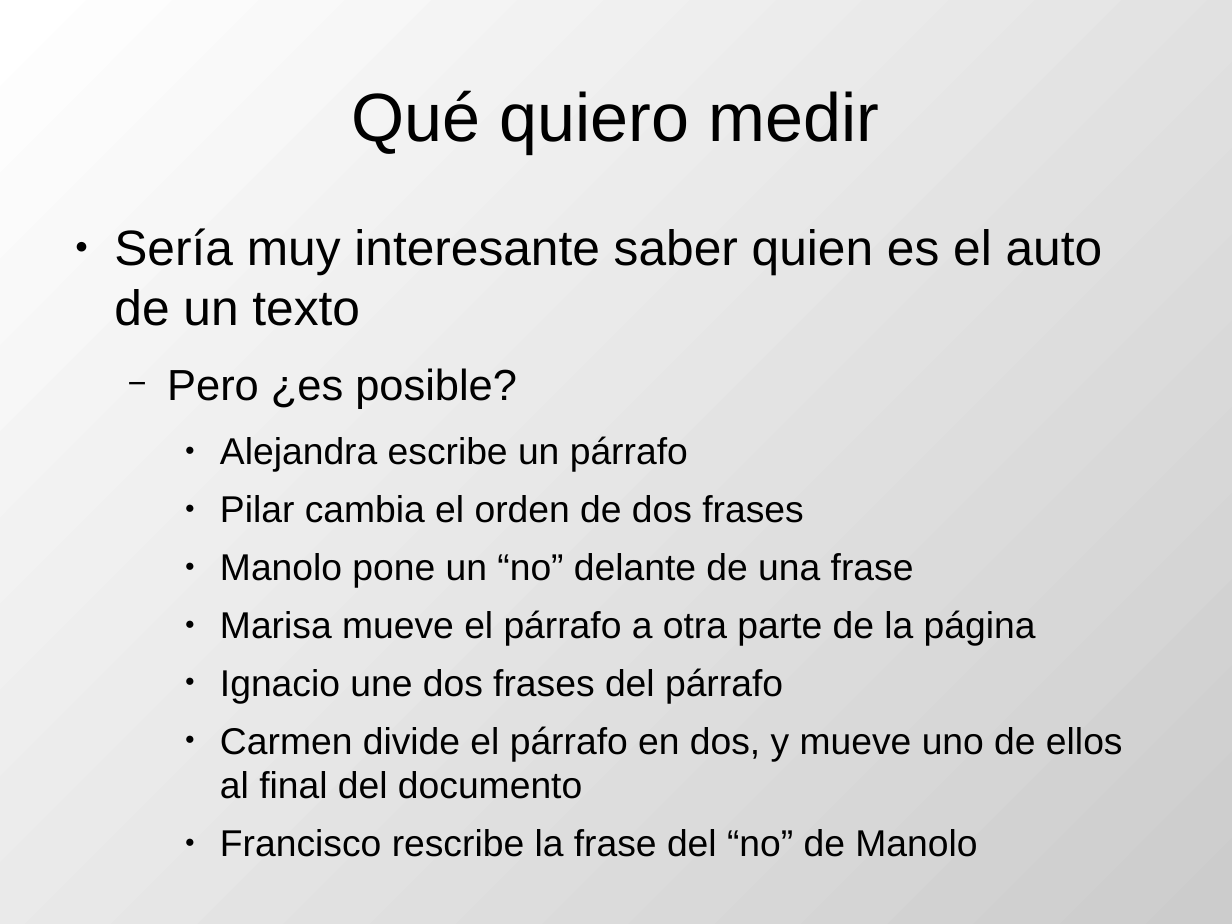
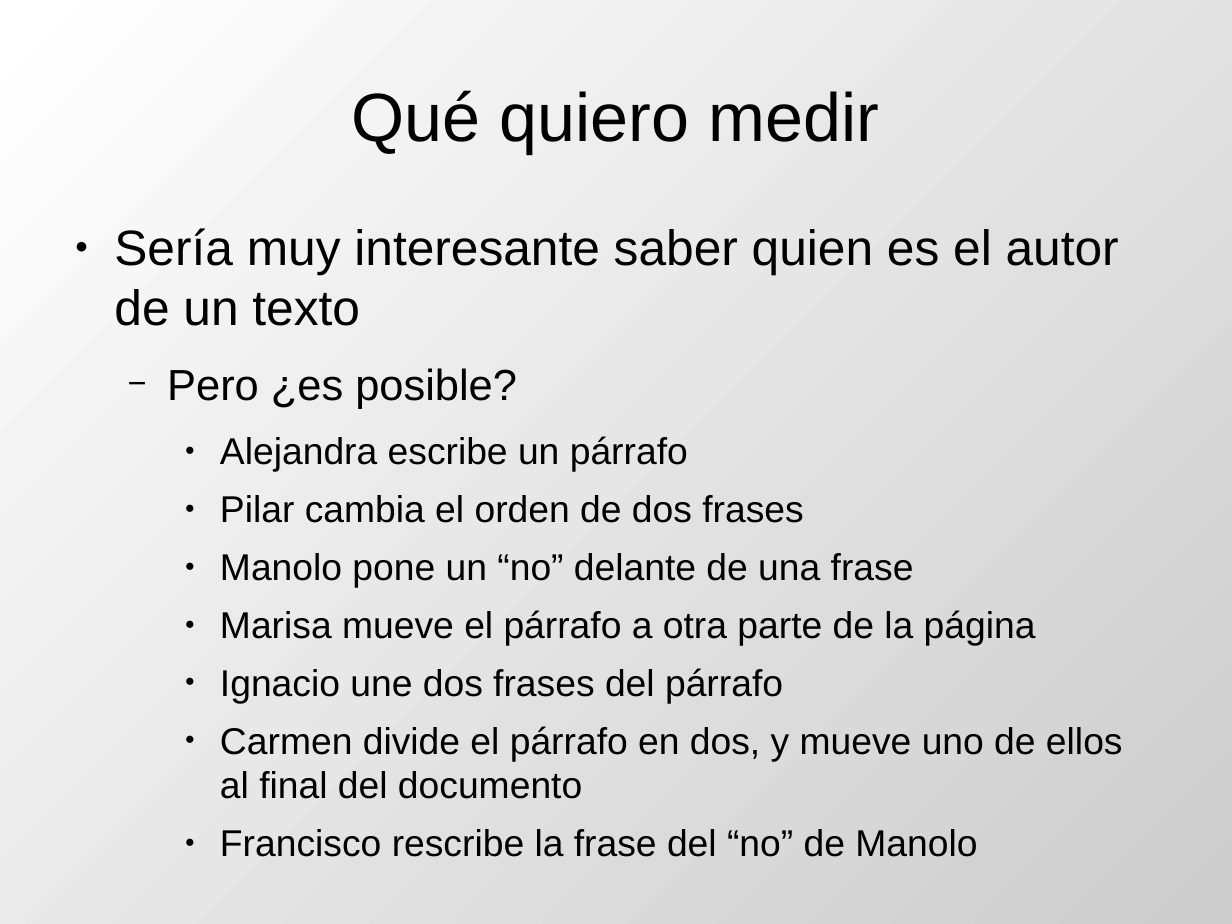
Before and after one commit to DrPantera/wikis4education, a slide deck: slide 9 of uca-2013_07/tema-5-EvaluacionWikis.odp (slide 6 before the commit). Drawn at 1232x924 pixels with LibreOffice and Linux fonts; fonts in the diff are those of the drawing. Boxes give left, top, right and bottom in pixels: in the first picture for what was removed or moved away, otherwise in the second. Text is boxed around its words. In the diff, an @@ line names an element or a change of style, - is before the commit and + after.

```diff
--- a/uca-2013_07/tema-5-EvaluacionWikis.odp
+++ b/uca-2013_07/tema-5-EvaluacionWikis.odp
@@ text at [114,228,1119,326]: text changed @@
-● Sería muy interesante saber quien es el auto de un texto
+● Sería muy interesante saber quien es el autor de un texto
```
Also in this commit, not shown: 2 other slides changed, 2 slides added, 2 other files.
